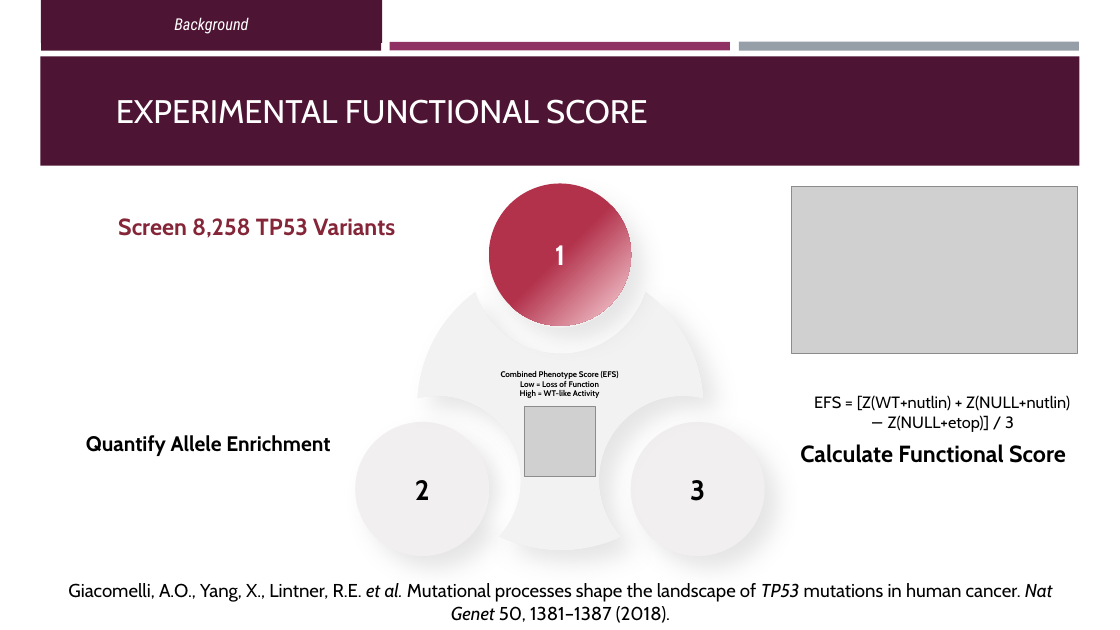
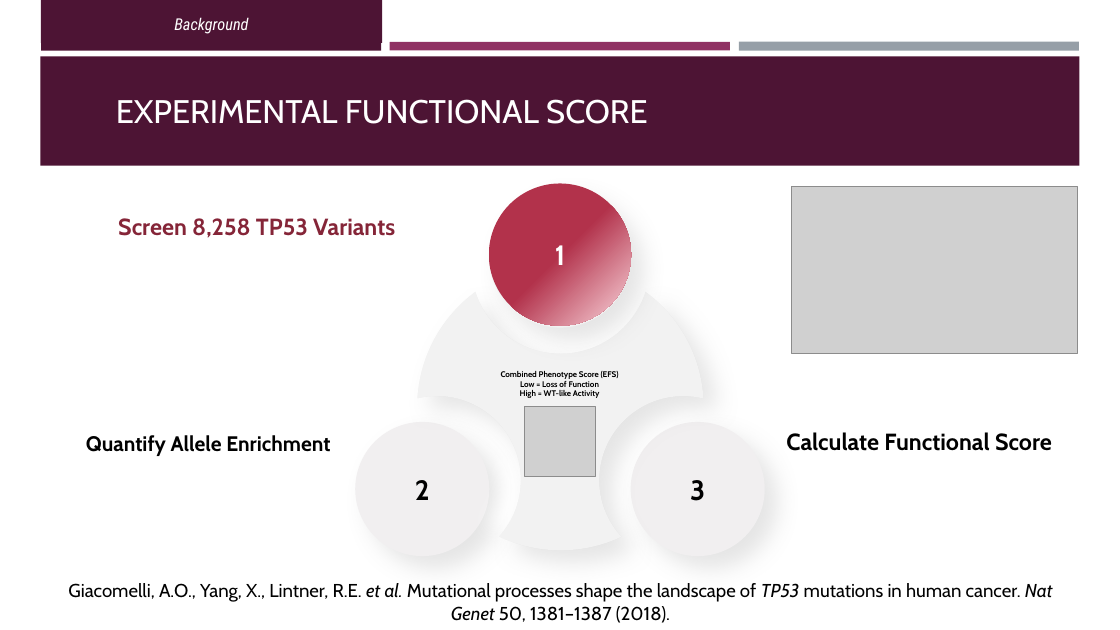
Before and after one commit to OrnitB/cancer_bioinformatics, a slide deck: slide 4 of project/project_background/Final Project Presentation - Ornit Bhonkar 2026.pptx. Drawn at 1120x630 pixels with LibreOffice and Linux fonts; fonts in the diff are those of the drawing; grey boxes stand for pictures. Boxes give left, top, right and bottom in pixels: in the first picture for what was removed or moved away, otherwise in the second. Text is boxed around its words. In the diff, an @@ line names an element or a change of style, - is before the commit and + after.

```diff
--- a/project/project_background/Final Project Presentation - Ornit Bhonkar 2026.pptx
+++ b/project/project_background/Final Project Presentation - Ornit Bhonkar 2026.pptx
@@ text removed at [814, 395, 1070, 432] @@
-EFS = [Z(WT+nutlin) + Z(NULL+nutlin) − Z(NULL+etop)] / 3
@@ text "Calculate Functional Score": place and size @@
-text "Calculate Functional Score" at [800, 444, 1066, 463]
+text "Calculate Functional Score" at [786, 432, 1052, 451]
```
Also in this commit, not shown: 8 other slides changed, 4 slides removed, 5 other files.
